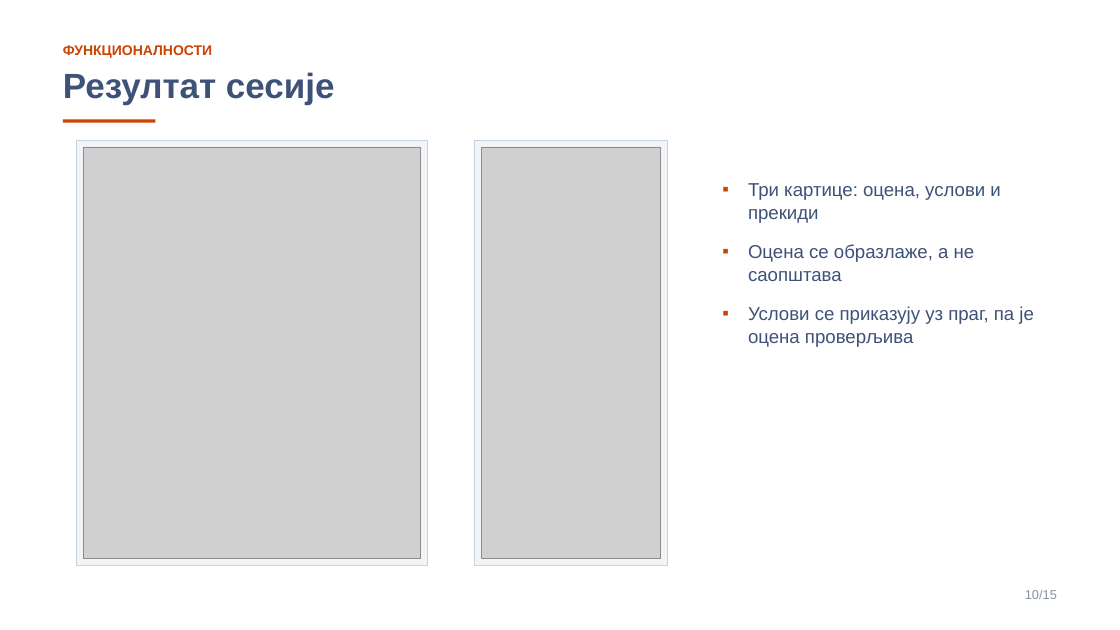
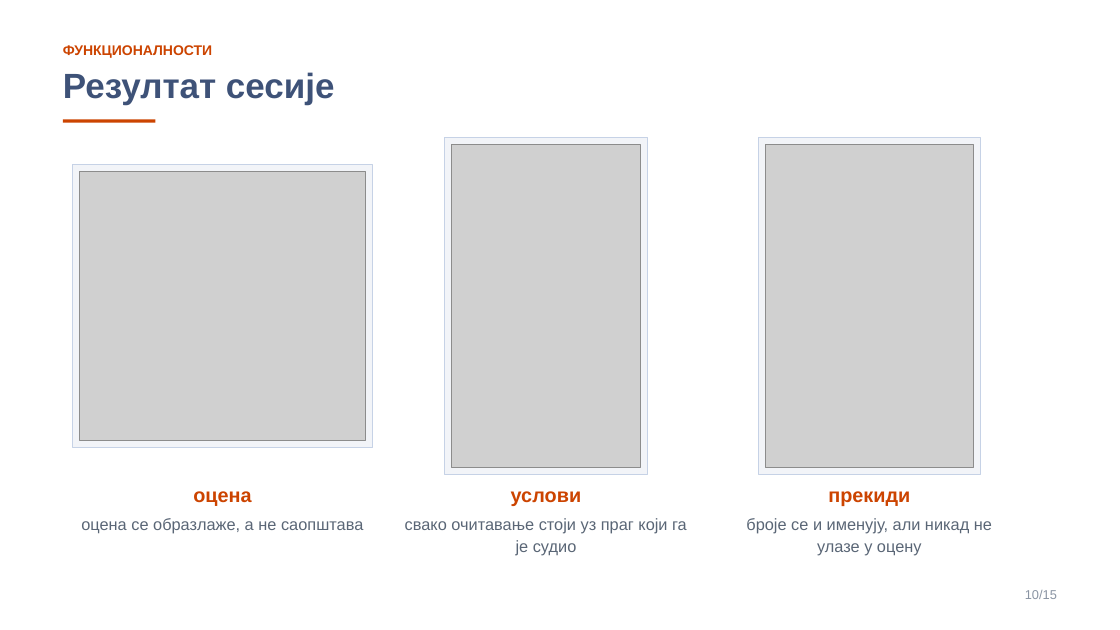
Before and after one commit to grabad1/pmu, a slide deck: slide 10 of rad/FocusGuard-prezentacija-svetla.pptx. Drawn at 1120x630 pixels with LibreOffice and Linux fonts; fonts in the diff are those of the drawing; grey boxes stand for pictures. Boxes give left, top, right and bottom in pixels: in the first picture for what was removed or moved away, otherwise in the second. Text is boxed around its words. In the diff, an @@ line names an element or a change of style, - is before the commit and + after.

```diff
--- a/rad/FocusGuard-prezentacija-svetla.pptx
+++ b/rad/FocusGuard-prezentacija-svetla.pptx
@@ rectangle resized from (x1=475, y1=140, x2=667, y2=566) to (x1=445, y1=138, x2=648, y2=476) @@
@@ picture resized from (x1=482, y1=147, x2=661, y2=559) to (x1=452, y1=145, x2=640, y2=468) @@
@@ rectangle added at (x1=759, y1=138, x2=980, y2=476), fill #F2F4F8, outline #C6D2E6 0.75 pt @@
@@ picture added at (x1=766, y1=145, x2=974, y2=468) @@
@@ rectangle resized from (x1=76, y1=140, x2=428, y2=566) to (x1=73, y1=165, x2=373, y2=448) @@
@@ picture resized from (x1=83, y1=147, x2=421, y2=559) to (x1=80, y1=171, x2=365, y2=440) @@
@@ text removed at (x1=748, y1=183, x2=1033, y2=347) @@
-▪ Три картице: оцена, услови и прекиди
-▪ Оцена се образлаже, а не саопштава
-▪ Услови се приказују уз праг, па је оцена проверљива
@@ text added at (x1=81, y1=491, x2=363, y2=534), 14 pt, text #5A6676 @@
+оцена
+оцена се образлаже, а не саопштава
@@ text added at (x1=405, y1=491, x2=687, y2=556), 14 pt, text #5A6676 @@
+услови
+свако очитавање стоји уз праг који га је судио
@@ text added at (x1=746, y1=491, x2=992, y2=556), 14 pt, text #5A6676 @@
+прекиди
+броје се и именују, али никад не улазе у оцену
```
Also in this commit, not shown: 6 other slides changed, 2 slides added, 2 slides removed, 3 other files.
